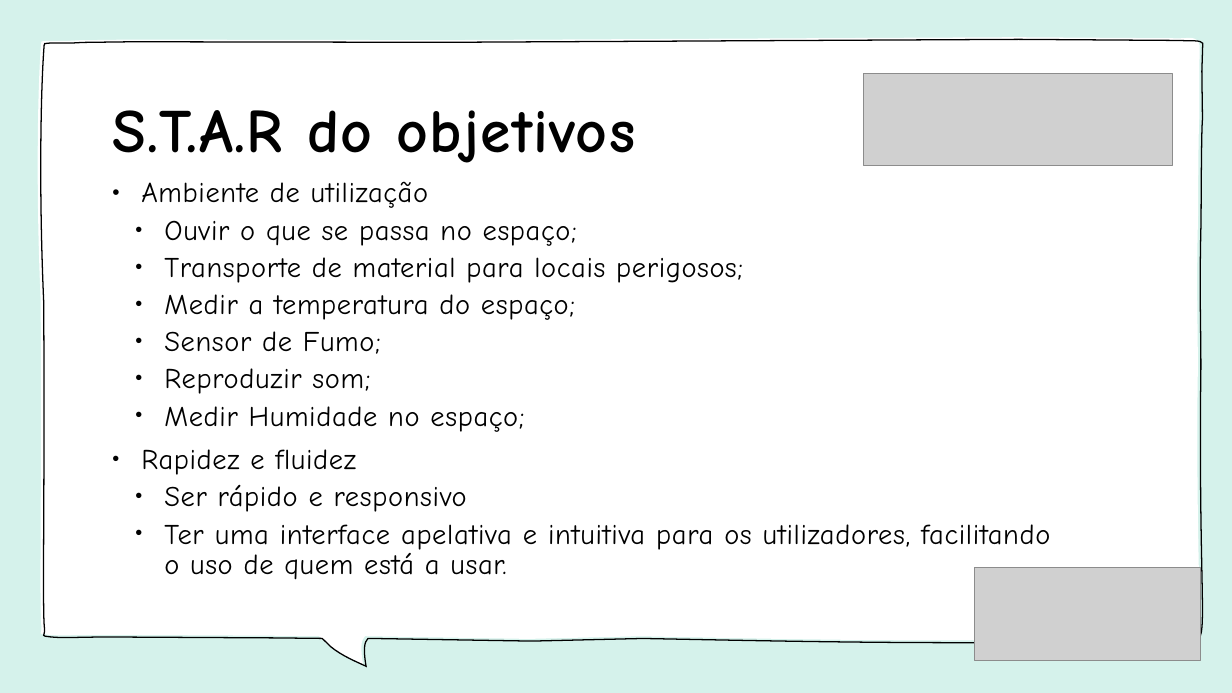
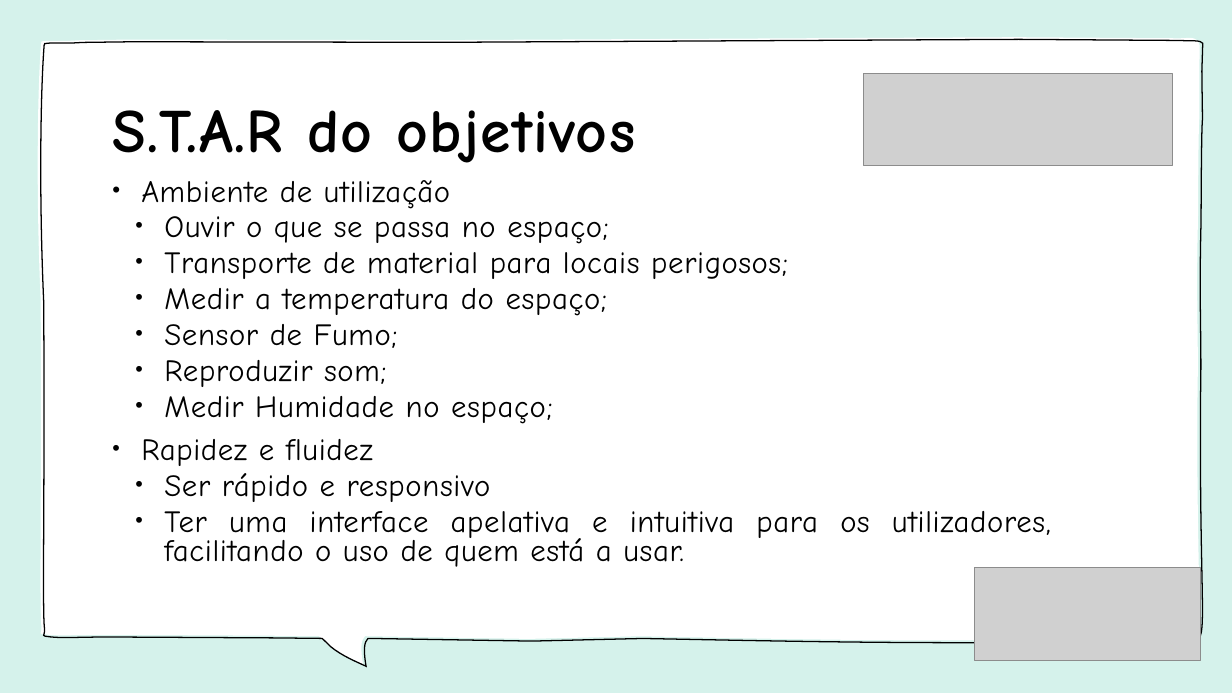
Before and after one commit to AndreZila01/S.T.A.R, a slide deck: slide 3 of Resource/Apresentação - STAR - 1.odp. Drawn at 1232x693 pixels with LibreOffice and Linux fonts; fonts in the diff are those of the drawing; grey boxes stand for pictures. Boxes give left, top, right and bottom in pixels: in the first picture for what was removed or moved away, otherwise in the second. Text is boxed around its words. In the diff, an @@ line names an element or a change of style, - is before the commit and + after.

```diff
--- a/Resource/Apresentação - STAR - 1.odp
+++ b/Resource/Apresentação - STAR - 1.odp
@@ text "Ambiente de utilização" at [141,180,1051,567]: size 22.2 to 24 pt; line spacing 0.9 to 0.8 @@
```
Also in this commit, not shown: 1 other slide changed, 23 other files.
